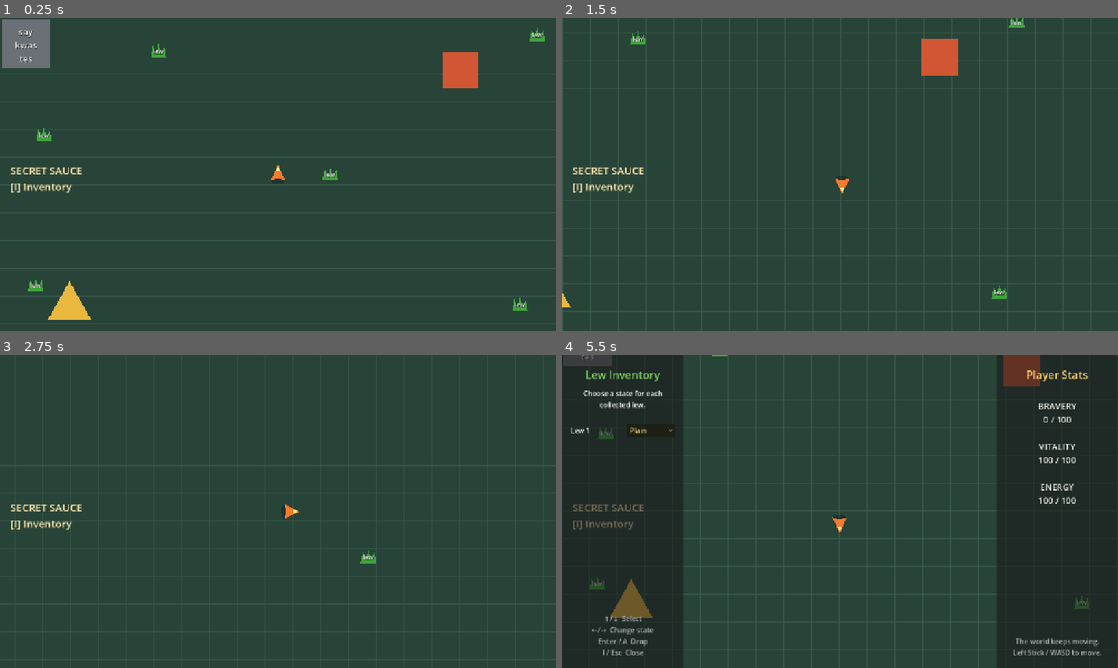
Above: before the commit, frames 1-4 (two rows, left to right).
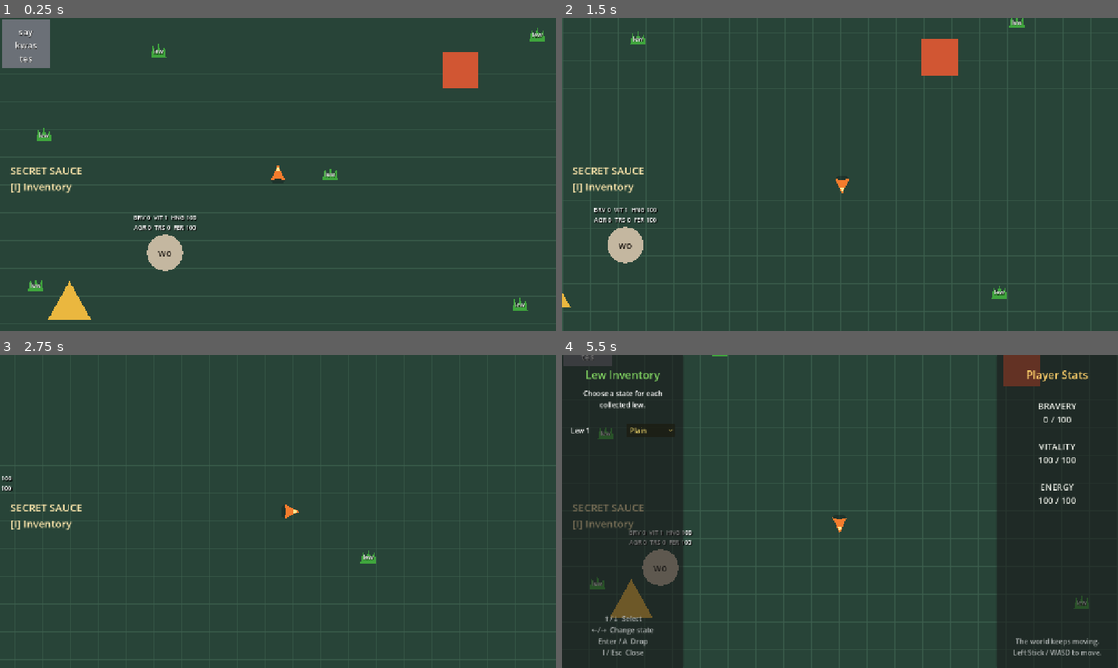
Above: after the commit, the same moments.

Repository: armikhalev/secret-sauce-godot
Game: Godot game, scene res://scenes/game.tscn
Same seed, same stepped clock (60 frames per second), same inputs: the game is played once before the commit and once after it.
Inputs:
- Up to frame 1 (0.25 s): no input
- Up to frame 2 (1.5 s): tap Enter (ui_accept) at 0.5, 0.77 s; hold D (move_right) 0.53-1.28 s; hold S (move_down) from 1.28 s (still down)
- Up to frame 3 (2.75 s): tap Enter (ui_accept) at 1.52 s; release S (move_down) at 2.03 s; hold D (move_right) from 2.03 s (still down)
- Up to frame 4 (5.5 s): release D (move_right) at 2.78 s; hold W (move_up) 2.78-3.53 s; tap Enter (ui_accept) at 3.02, 3.77, 4.52 s; hold A (move_left) 3.53-5.03 s; tap I (toggle_inventory) at 4.15 s; hold S (move_down) from 5.03 s (still down)

The runs differ from the first frame. In frame 1, 0.9% of the frame differs, in the area x 24-36%, y 63-81%; in frame 2, 0.8%; in frame 3, less than 0.1%; in frame 4, 0.8%.

Commit message:
adds:circle rabbit "wo"

Diff:
--- a/scenes/game.tscn
+++ b/scenes/game.tscn
@@ -5,6 +5,7 @@
 [ext_resource type="PackedScene" path="res://scenes/saykwastes.tscn" id="3_saykwastes"]
 [ext_resource type="PackedScene" path="res://scenes/lew.tscn" id="4_lew"]
 [ext_resource type="PackedScene" path="res://scenes/inventory_menu.tscn" id="5_inventory"]
+[ext_resource type="PackedScene" path="res://scenes/wo.tscn" id="6_wo"]
 
 [node name="Game" type="Node2D" unique_id=425893322]
 
@@ -46,6 +47,9 @@
 [node name="Saykwastes" parent="World/Entities/NPCs" unique_id=609269461 instance=ExtResource("3_saykwastes")]
 position = Vector2(-580, -301)
 
+[node name="Wo" parent="World/Entities/NPCs" instance=ExtResource("6_wo")]
+position = Vector2(-260, 180)
+
 [node name="Lew" parent="World/Entities/NPCs" unique_id=1585722271 instance=ExtResource("4_lew")]
 position = Vector2(597, -321)
 
--- /dev/null
+++ b/scenes/wo.tscn
@@ -0,0 +1,44 @@
+[gd_scene load_steps=3 format=3]
+
+[ext_resource type="Script" path="res://scripts/wo.gd" id="1_wo"]
+
+[sub_resource type="CircleShape2D" id="CircleShape2D_wo"]
+radius = 42.0
+
+[node name="Wo" type="CharacterBody2D"]
+metadata/creature_type = "rabbit-like"
+script = ExtResource("1_wo")
+
+[node name="Body" type="Polygon2D" parent="."]
+polygon = PackedVector2Array(42, 0, 38.8, 16.1, 29.7, 29.7, 16.1, 38.8, 0, 42, -16.1, 38.8, -29.7, 29.7, -38.8, 16.1, -42, 0, -38.8, -16.1, -29.7, -29.7, -16.1, -38.8, 0, -42, 16.1, -38.8, 29.7, -29.7, 38.8, -16.1)
+color = Color(0.77, 0.72, 0.63, 1)
+
+[node name="Label" type="Label" parent="."]
+offset_left = -42.0
+offset_top = -15.0
+offset_right = 42.0
+offset_bottom = 15.0
+theme_override_colors/font_color = Color(0.12, 0.1, 0.08, 1)
+theme_override_font_sizes/font_size = 22
+text = "wo"
+horizontal_alignment = 1
+vertical_alignment = 1
+mouse_filter = 2
+
+[node name="CollisionShape2D" type="CollisionShape2D" parent="."]
+shape = SubResource("CircleShape2D_wo")
+
+[node name="DebugStats" type="Label" parent="."]
+offset_left = -105.0
+offset_top = -91.0
+offset_right = 105.0
+offset_bottom = -49.0
+theme_override_colors/font_color = Color(1, 1, 1, 1)
+theme_override_colors/font_shadow_color = Color(0, 0, 0, 1)
+theme_override_constants/shadow_offset_x = 2
+theme_override_constants/shadow_offset_y = 2
+theme_override_font_sizes/font_size = 14
+text = "BRV 0  VIT 1  HNG 100\nAGR 0  TRS 0  FER 100"
+horizontal_alignment = 1
+vertical_alignment = 1
+mouse_filter = 2
--- a/scripts/lew.gd
+++ b/scripts/lew.gd
@@ -7,6 +7,7 @@
 
 
 func _ready() -> void:
+	add_to_group("lew")
 	body_entered.connect(_on_body_entered)
 	_update_appearance()
 
--- /dev/null
+++ b/scripts/wo.gd
@@ -0,0 +1,97 @@
+extends CharacterBody2D
+
+@export_group("Identity")
+@export_multiline var creature_note := "A small, rabbit-like creature."
+@export_group("Stats")
+@export_range(0, 100) var bravery: int = 0
+@export_range(0, 100) var vitality: int = 1
+@export_range(0, 100) var hunger: int = 100
+@export_range(0, 100) var aggression: int = 0
+@export_range(0, 100) var trust: int = 0
+@export_range(0, 100) var fear: int = 100
+@export_group("Hopping")
+@export var hop_speed: float = 105.0
+@export var hop_duration: float = 0.24
+@export var rest_duration: float = 0.65
+@export var lew_notice_radius: float = 420.0
+@export var eating_distance: float = 60.0
+
+var target_lew: Lew
+var hop_time_remaining := 0.0
+var rest_time_remaining := 0.0
+var hop_direction := Vector2.ZERO
+var random := RandomNumberGenerator.new()
+
+
+func _ready() -> void:
+	random.randomize()
+	rest_time_remaining = random.randf_range(0.1, rest_duration)
+	_update_debug_stats()
+
+
+func _physics_process(delta: float) -> void:
+	if not is_instance_valid(target_lew):
+		target_lew = _find_closest_lew()
+
+	if is_instance_valid(target_lew):
+		if global_position.distance_to(target_lew.global_position) <= eating_distance:
+			eat_lew(target_lew)
+			target_lew = null
+			velocity = Vector2.ZERO
+			return
+
+	if hop_time_remaining > 0.0:
+		hop_time_remaining = maxf(hop_time_remaining - delta, 0.0)
+		velocity = hop_direction * hop_speed
+		move_and_slide()
+		return
+
+	velocity = Vector2.ZERO
+	rest_time_remaining = maxf(rest_time_remaining - delta, 0.0)
+	if rest_time_remaining <= 0.0:
+		_start_hop()
+
+
+func eat_lew(lew: Lew) -> void:
+	hunger = clampi(hunger - 25, 0, 100)
+	if lew.state == LewData.State.POISONOUS:
+		vitality = clampi(vitality - 25, 0, 100)
+	elif lew.state == LewData.State.TASTY and is_instance_valid(lew.offered_by):
+		trust = clampi(trust + 25, 0, 100)
+
+	_update_debug_stats()
+	lew.queue_free()
+
+
+func _start_hop() -> void:
+	if is_instance_valid(target_lew):
+		hop_direction = global_position.direction_to(target_lew.global_position)
+	else:
+		hop_direction = Vector2.RIGHT.rotated(random.randf_range(0.0, TAU))
+
+	hop_time_remaining = hop_duration
+	rest_time_remaining = rest_duration
+
+
+func _find_closest_lew() -> Lew:
+	var closest: Lew
+	var closest_distance_squared := lew_notice_radius * lew_notice_radius
+
+	for node in get_tree().get_nodes_in_group("lew"):
+		if not node is Lew:
+			continue
+
+		var lew := node as Lew
+		var distance_squared := global_position.distance_squared_to(lew.global_position)
+		if distance_squared <= closest_distance_squared:
+			closest = lew
+			closest_distance_squared = distance_squared
+
+	return closest
+
+
+func _update_debug_stats() -> void:
+	$DebugStats.text = (
+		"BRV %d  VIT %d  HNG %d\nAGR %d  TRS %d  FER %d"
+		% [bravery, vitality, hunger, aggression, trust, fear]
+	)
--- a/tests/inventory_menu_test.gd
+++ b/tests/inventory_menu_test.gd
@@ -13,6 +13,7 @@
 
 	var player = game.get_node("World/Entities/Player")
 	var menu = game.get_node("UI/InventoryMenu")
+	game.get_node("World/Entities/NPCs/Wo").queue_free()
 	game.get_node("World/Items/Lew").queue_free()
 	var item := LewData.new()
 	player.collect_lew(item)
@@ -45,6 +46,7 @@
 		return
 
 	var saykwastes = game.get_node("World/Entities/NPCs/Saykwastes")
+	saykwastes.global_position = Vector2(260, 0)
 	player.global_position = Vector2(150, 0)
 	player.rotation = PI / 2.0
 	menu._drop_selected_item()
--- /dev/null
+++ b/tests/wo_test.gd
@@ -0,0 +1,54 @@
+extends SceneTree
+
+
+func _initialize() -> void:
+	call_deferred("_run")
+
+
+func _run() -> void:
+	var world := Node2D.new()
+	root.add_child(world)
+	current_scene = world
+
+	var wo := (load("res://scenes/wo.tscn") as PackedScene).instantiate()
+	var lew := (load("res://scenes/lew.tscn") as PackedScene).instantiate() as Lew
+	world.add_child(wo)
+	lew.position = Vector2(100, 0)
+	world.add_child(lew)
+
+	var expected_stats := {
+		"bravery": 0,
+		"vitality": 1,
+		"hunger": 100,
+		"aggression": 0,
+		"trust": 0,
+		"fear": 100,
+	}
+	for stat: String in expected_stats:
+		if wo.get(stat) != expected_stats[stat]:
+			push_error("Wo stat '%s' has an unexpected value." % stat)
+			quit(1)
+			return
+
+	if wo.get_meta("creature_type") != "rabbit-like":
+		push_error("Wo is missing rabbit-like metadata.")
+		quit(1)
+		return
+
+	for frame in 180:
+		await physics_frame
+		if not is_instance_valid(lew):
+			break
+
+	if wo.position.x <= 0.0:
+		push_error("Wo did not hop toward lew.")
+		quit(1)
+		return
+
+	if is_instance_valid(lew) or wo.hunger != 75:
+		push_error("Wo did not eat lew and reduce hunger.")
+		quit(1)
+		return
+
+	print("Wo stats, metadata, hopping, and lew eating verified.")
+	quit()
Not shown, added: scripts/wo.gd.uid
Not shown, added: tests/wo_test.gd.uid
